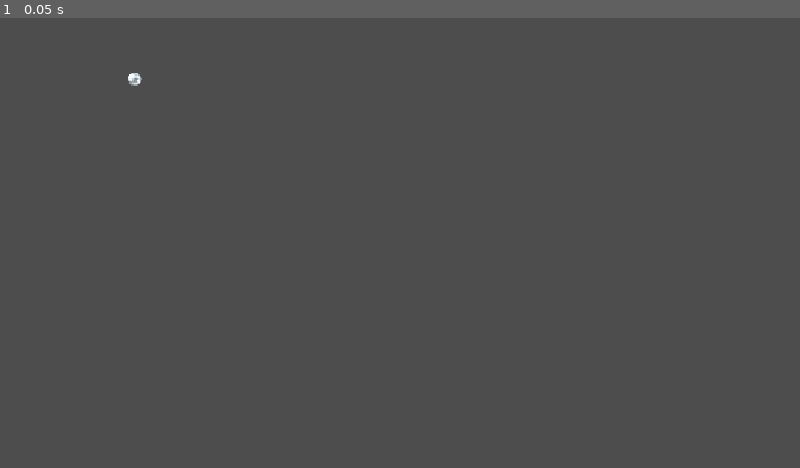
Above: before the commit, frame 1.
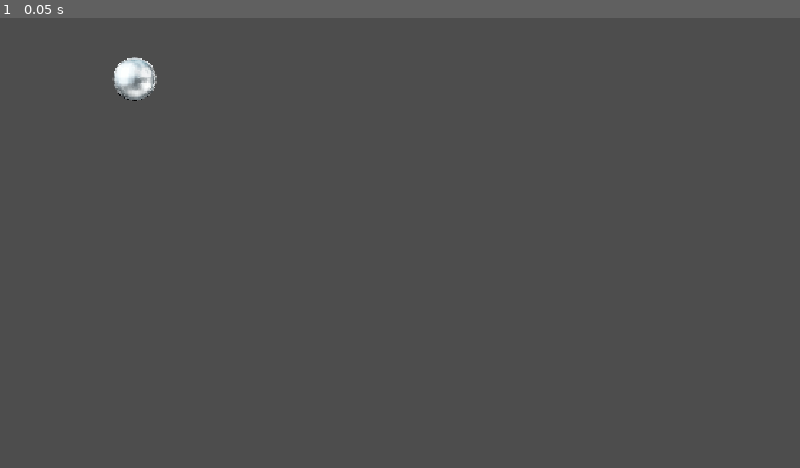
Above: after the commit, the same moment.

Repository: Edu-Dev12/Pinball_Survivor
Game: Godot game, scene res://Scenes/main.tscn
Two runs of this game, one before a commit and one after it. Both use one fixed random seed, a clock stepped at 60 frames per second and the inputs below.
Inputs:
- Up to frame 1 (0.05 s): no input

The runs differ from the first frame. In frame 1, 0.4% of the frame differs, in the area x 14-20%, y 8-19%.

Commit message:
add global

Diff:
--- a/rhythm-game/Scenes/Entity/player.tscn
+++ b/rhythm-game/Scenes/Entity/player.tscn
@@ -11,7 +11,7 @@
 bounce = 1.0
 
 [sub_resource type="CircleShape2D" id="CircleShape2D_rm36b"]
-radius = 29.068884
+radius = 93.72671
 
 [node name="Player" type="RigidBody2D" unique_id=288184236 node_paths=PackedStringArray("inputControllerComponent", "customImpulsePhysic")]
 rotation = 0.0027932574
@@ -19,7 +19,6 @@
 gravity_scale = 0.0
 contact_monitor = true
 max_contacts_reported = 100
-linear_damp = 0.2
 script = ExtResource("1_tydqb")
 inputControllerComponent = NodePath("ControllerComponents/InputControllerComponent")
 customImpulsePhysic = NodePath("MovementComponents/CustomImpulsePhysicComponent")
@@ -49,7 +48,7 @@
 customImpulsePhysic = NodePath("../MovementComponents/CustomImpulsePhysicComponent")
 
 [node name="PinballImage" type="Sprite2D" parent="." unique_id=1394863058]
-scale = Vector2(0.042164218, 0.042164218)
+scale = Vector2(0.1311729, 0.1311729)
 texture = ExtResource("6_iy3c6")
 
 [node name="CollisionShape2D" type="CollisionShape2D" parent="." unique_id=1630081939]
--- a/rhythm-game/Scripts/Components/CollisionComponents/collision_detector_component.gd
+++ b/rhythm-game/Scripts/Components/CollisionComponents/collision_detector_component.gd
@@ -11,5 +11,5 @@
 
 func get_collision(body: Node):
 	print(body)
-	if body.is_in_group("Enemy"):
+	if body.is_in_group(Global.ENEMY_GROUP):
 		body.queue_free()
--- a/rhythm-game/Scripts/Utils/Global.gd
+++ b/rhythm-game/Scripts/Utils/Global.gd
@@ -1 +1,4 @@
 extends Node
+
+#Group
+const ENEMY_GROUP: String = "Enemy"
--- a/rhythm-game/project.godot
+++ b/rhythm-game/project.godot
@@ -13,6 +13,11 @@
 config/name="Rhythm_Game"
 run/main_scene="uid://d21nmp141vkff"
 config/features=PackedStringArray("4.7", "Forward Plus")
+config/icon="uid://by6wa2ghwntw6"
+
+[autoload]
+
+Global="*uid://1jqdj4y776tq"
 
 [display]
 
